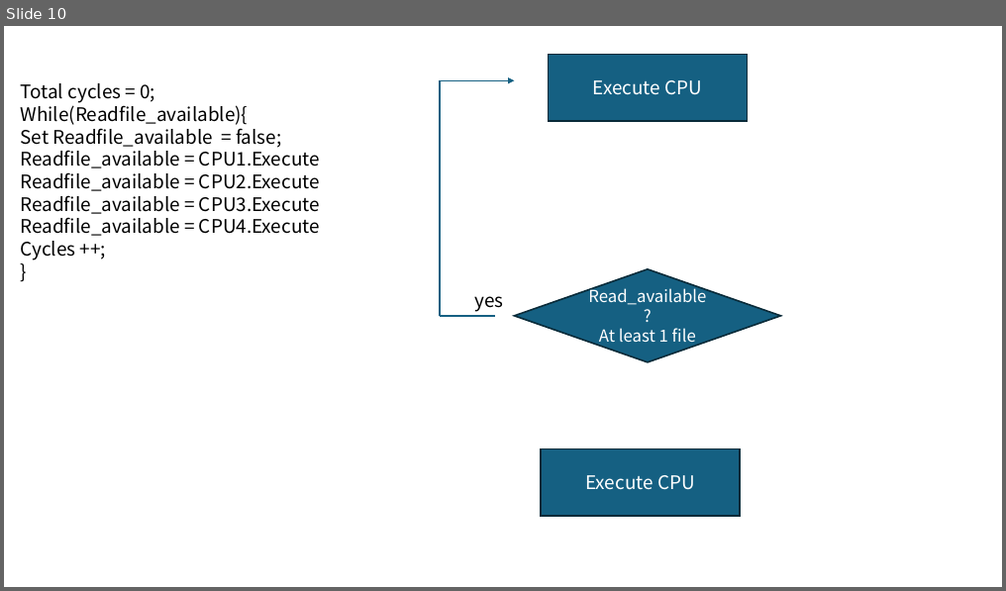
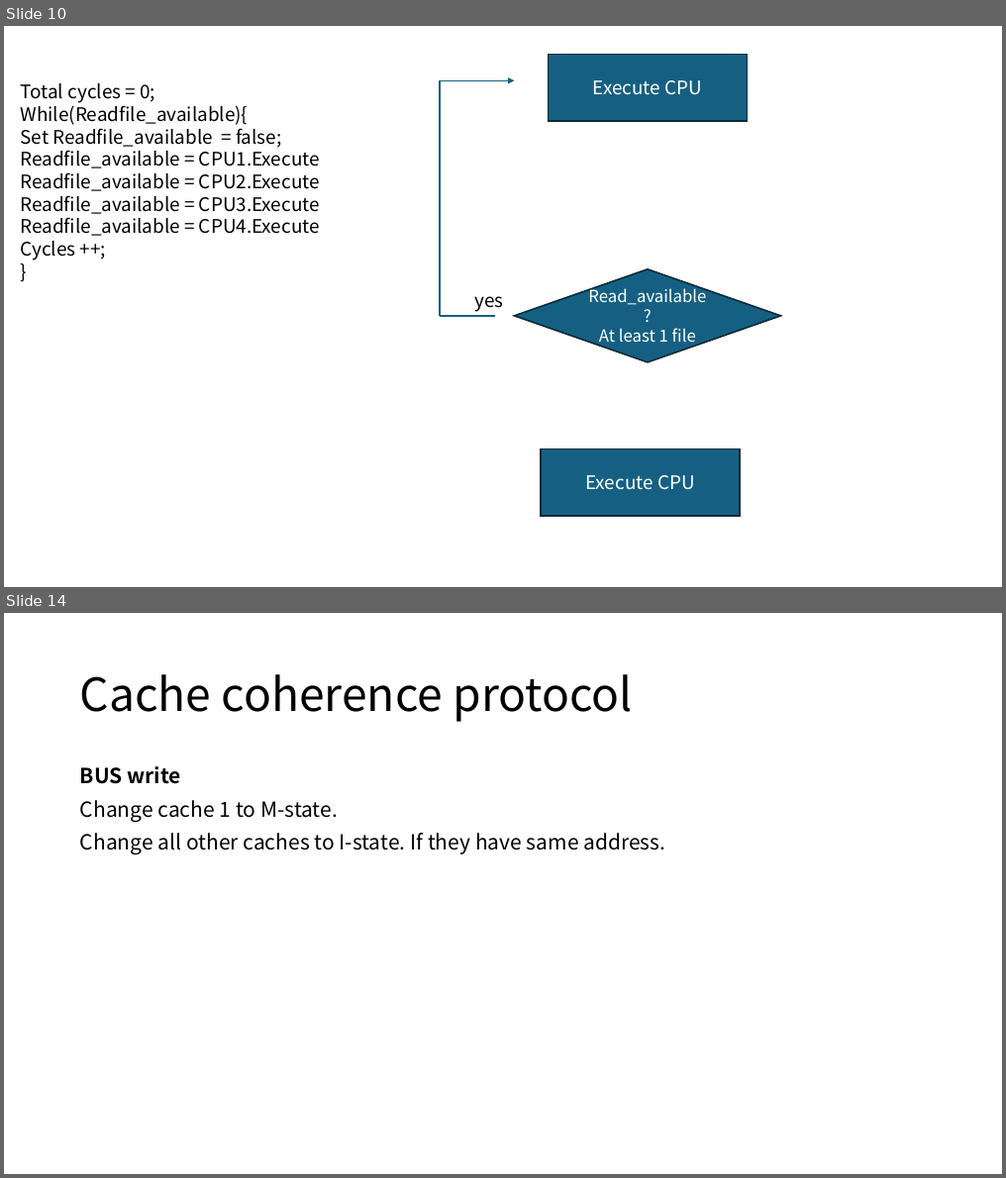
Before and after one commit to GillchLee/CS4223, a slide deck: assignment2/Assignment2.pptx. Shown one above the other, each under a label of ours: slide 10 before the commit, slides 10 and 14 after it; the slides between them are not shown. The pictures are 1006x591 and 1006x1178 pixels, drawn with LibreOffice and Linux fonts; fonts in the diff are those of the drawing. Boxes give left, top, right and bottom in pixels: in the first picture for what was removed or moved away, otherwise in the second. Text is boxed around its words. In the diff, an @@ line names an element or a change of style, - is before the commit and + after.

Commit message:
MESI protocol ( store instruction update)

```diff
--- a/assignment2/Assignment2.pptx
+++ b/assignment2/Assignment2.pptx
@@ slide 14 added at (4, 613, 1002, 1174), background #FFFFFF @@
@@ title added at (80, 674, 634, 722), 44 pt, text #000000 @@
+Cache coherence protocol
@@ text added at (80, 766, 665, 855), 20 pt, text #000000 @@
+BUS write
+Change cache 1 to M-state.
+Change all other caches to I-state. If they have same address.
```
Also in this commit, not shown: 1 slide changed, 8 other slides added, 1 other file.
